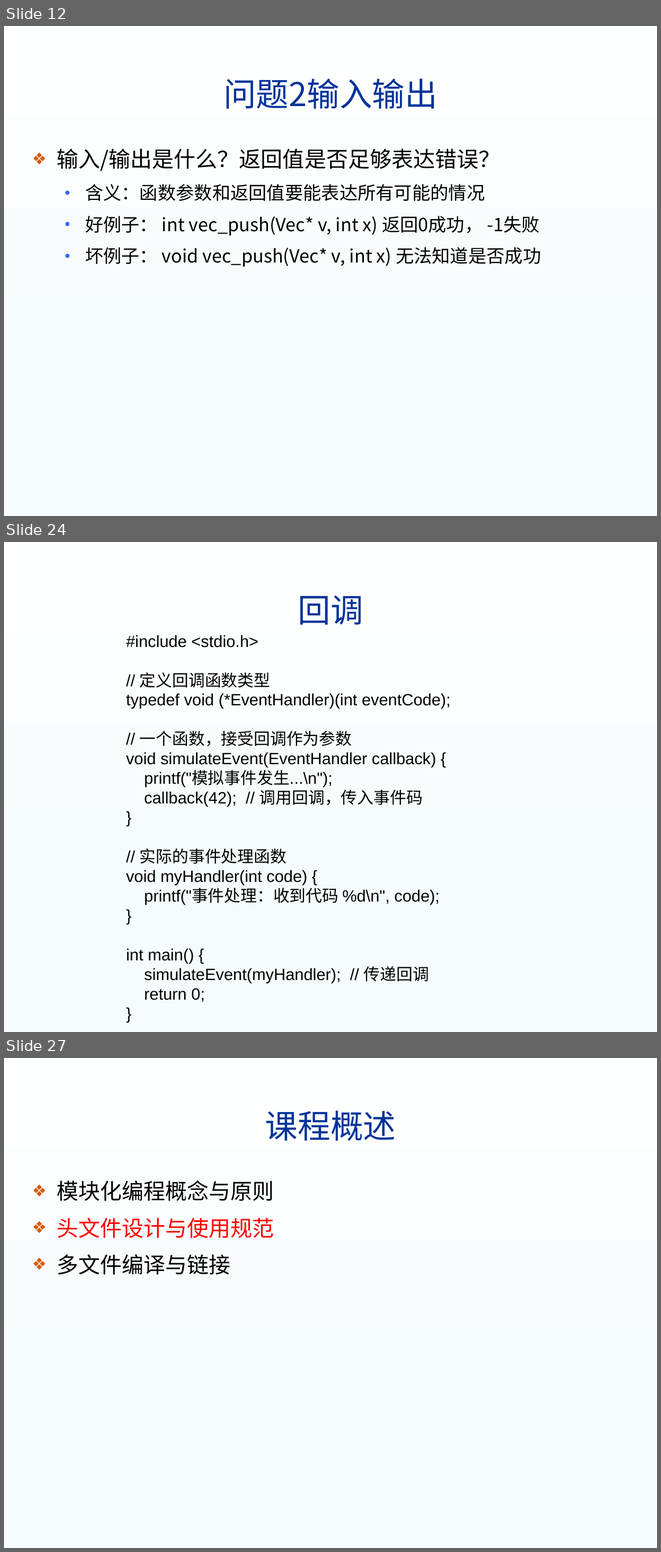
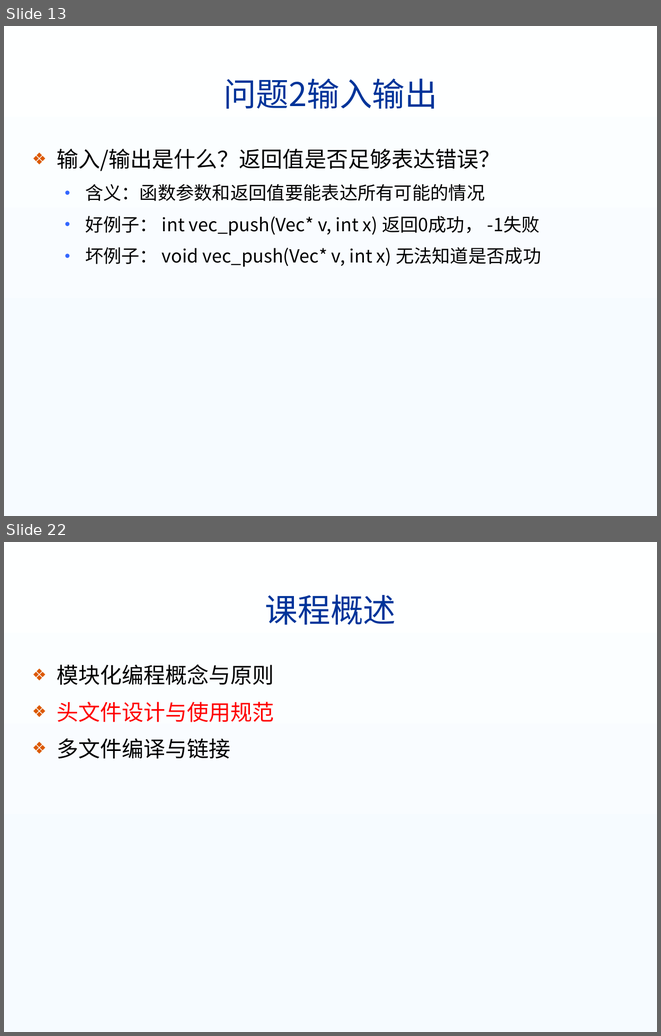
Before and after one commit to USTC-ISP/ustc-isp.github.io, a slide deck: lectures/03模块化程序设计.pptx. Shown one above the other, each under a label of ours: slides 12, 24 and 27 before the commit, slides 13 and 22 after it; the slides between them are not shown. The pictures are 661x1552 and 661x1036 pixels, drawn with LibreOffice and Linux fonts; fonts in the diff are those of the drawing; background and template pictures are left out. Boxes give left, top, right and bottom in pixels: in the first picture for what was removed or moved away, otherwise in the second. Text is boxed around its words. In the diff, an @@ line names an element or a change of style, - is before the commit and + after.

```diff
--- a/lectures/03模块化程序设计.pptx
+++ b/lectures/03模块化程序设计.pptx
@@ slide 24 removed at <box>4,542,657,1032</box>, background gradient #FEFFFF to #F6FBFF to #F9FDFF @@
@@ title removed at <box>298,595,363,625</box> @@
-回调
@@ text removed at <box>126,635,451,1002</box> @@
-#include <stdio.h>
-// 定义回调函数类型
-typedef void (*EventHandler)(int eventCode);
-// 一个函数，接受回调作为参数
-void simulateEvent(EventHandler callback) {
-printf("模拟事件发生...\n");
-callback(42); // 调用回调，传入事件码
-}
-// 实际的事件处理函数
-void myHandler(int code) {
-printf("事件处理：收到代码 %d\n", code);
-}
-int main() {
-simulateEvent(myHandler); // 传递回调
-return 0;
-}
@@ what was slide 12 is now slide 13 @@
@@ what was slide 27 is now slide 22 @@
```
Also in this commit, not shown: 18 slides changed, 3 slides added, 7 other slides removed, 12 other files.
